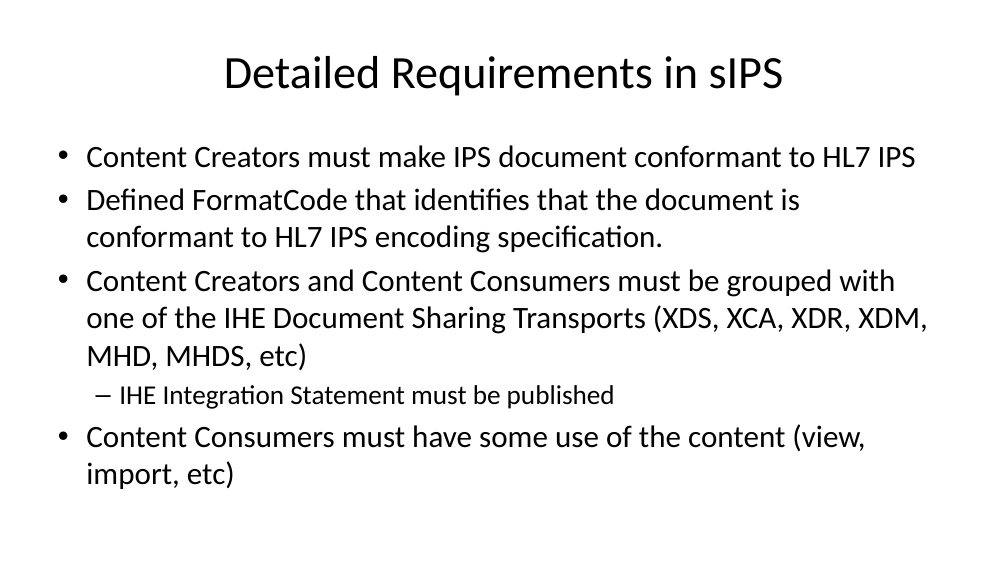
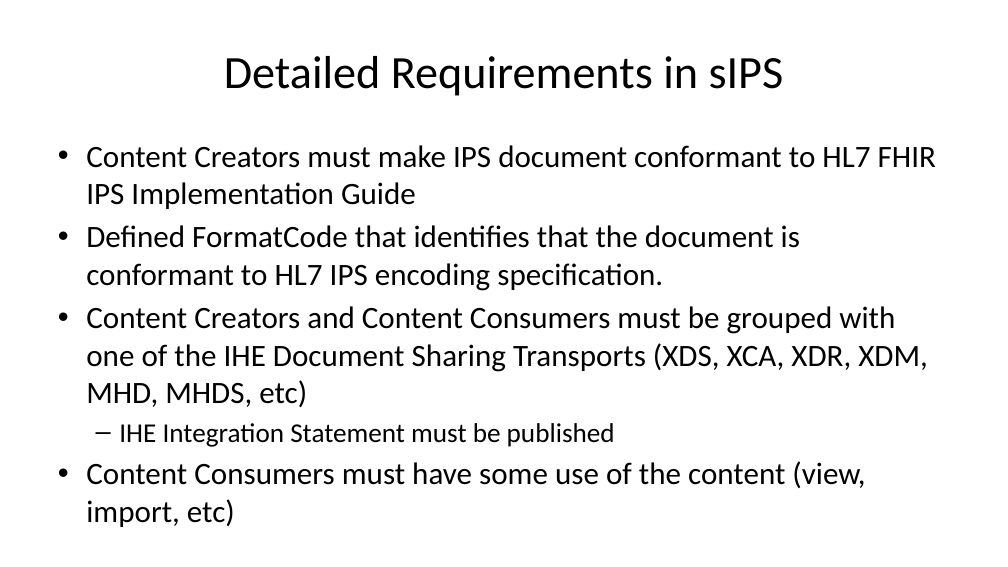
Before and after one commit to IHE/IT-Infrastructure, a slide deck: slide 24 of Presentations/IHE_ITI_sIPS.pptx (slide 16 before the commit). Drawn at 1008x567 pixels with LibreOffice and Linux fonts; fonts in the diff are those of the drawing; background and template pictures are left out. Boxes give left, top, right and bottom in pixels: in the first picture for what was removed or moved away, otherwise in the second. Text is boxed around its words. In the diff, an @@ line names an element or a change of style, - is before the commit and + after.

```diff
--- a/Presentations/IHE_ITI_sIPS.pptx
+++ b/Presentations/IHE_ITI_sIPS.pptx
@@ text at [86,145,936,209]: text changed @@
-• Content Creators must make IPS document conformant to HL7 IPS
+• Content Creators must make IPS document conformant to HL7 FHIR IPS Implementation Guide
```
Also in this commit, not shown: 12 other slides changed, 8 slides added, 1 other file.
